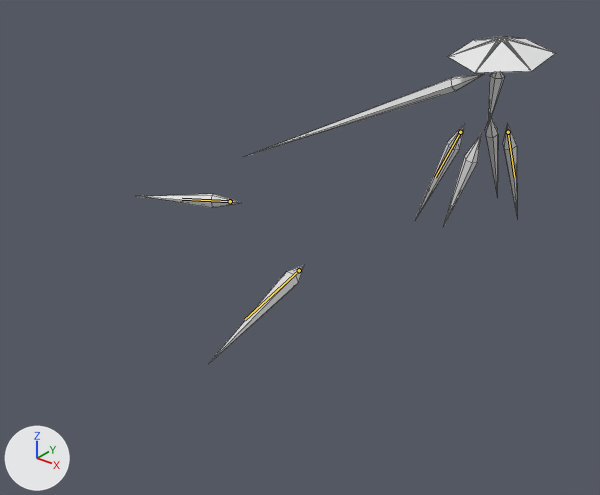
What one commit did to the Blender file Enemies/ClarityDressShards.blend.
One viewpoint serves both versions: a camera (50 mm lens) standing at (48.3, -101.5, 37.8) and looking at (-11.0, -27.5, -8.1). The axes (+X, +Y, +Z) are drawn at lower left. The lights are the same throughout. The older version comes first. Both versions are drawn at frame 80 of the action 'DoubleShardSequence1'; the numbers are the values there. The bones that change are drawn over the model as lines. Mesh edges are drawn as thin lines.

In view in the first picture: 'Arm', 'BackRight', 'FrontLeft', 'FrontRight', 'Hat', 'MiddleLeft', 'MiddleRight' and 2 more.
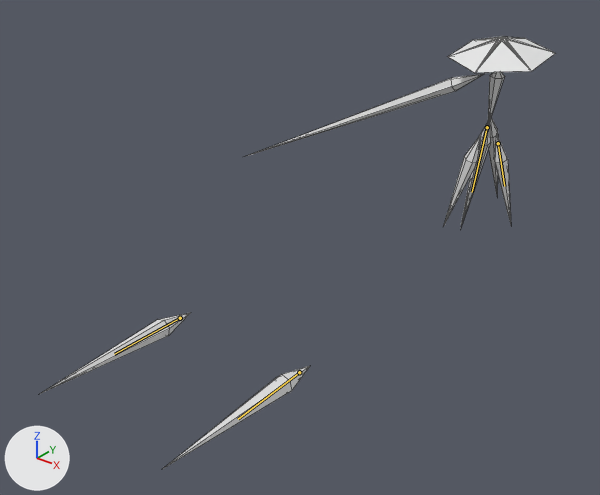
Changed parts and their boxes [x1, y1, x2, y2] in the pictures (600 x 495 px):
'MiddleLeft', posed (893% wider, 13% taller): before [503, 123, 517, 215]; after [163, 365, 311, 469]
'MiddleRight', posed (202% wider, 14% shorter): before [416, 124, 465, 218]; after [40, 313, 190, 394]
'BackRight', posed (66% narrower, 10% taller): before [210, 265, 304, 362]; after [460, 122, 491, 229]
'FrontLeft', posed: before [137, 194, 241, 208]; after [494, 135, 511, 224]
bone 'Middle.L', root to tip: before (508, 132) to (514, 177); after (299, 372) to (238, 419)
bone 'Front.L', root to tip: before (230, 201) to (182, 199); after (498, 143) to (504, 186)
bone 'Middle.R', root to tip: before (460, 132) to (435, 177); after (180, 318) to (114, 354)
bone 'Back.R', root to tip: before (299, 270) to (245, 319); after (487, 127) to (472, 192)

The change in detail:
Bone 'Middle.L' (bone_middle_l) moves from (1.23, -0.38, -2.07) to (-2.43, 9.38, 51.15).
Bone 'Middle.L' (bone_middle_l) turns from (-31, -33, 2) to (91, -1, -62) degrees about its own x, y and z.
Bone 'Front.L' (bone_front_l) moves from (26.77, 6.73, 22.74) to (-0.38, 0.53, -1.78).
Bone 'Front.L' (bone_front_l) turns from (147, 1, 83) to (-33, -32, 11) degrees about its own x, y and z.
Bone 'Middle.R' (bone_middle_r) moves from (-0.23, -0.11, 2.14) to (2.43, 9.38, 51.15).
Bone 'Middle.R' (bone_middle_r) turns from (-5, -44, -5) to (91, 1, 62) degrees about its own x, y and z.
Bone 'Back.R' (bone_back_r) moves from (-0.66, -4.81, 40.43) to (0.0, 0.0, 0.0).
Bone 'Back.R' (bone_back_r) turns from (81, 23, -144) to (0, 0, 0) degrees about its own x, y and z.
